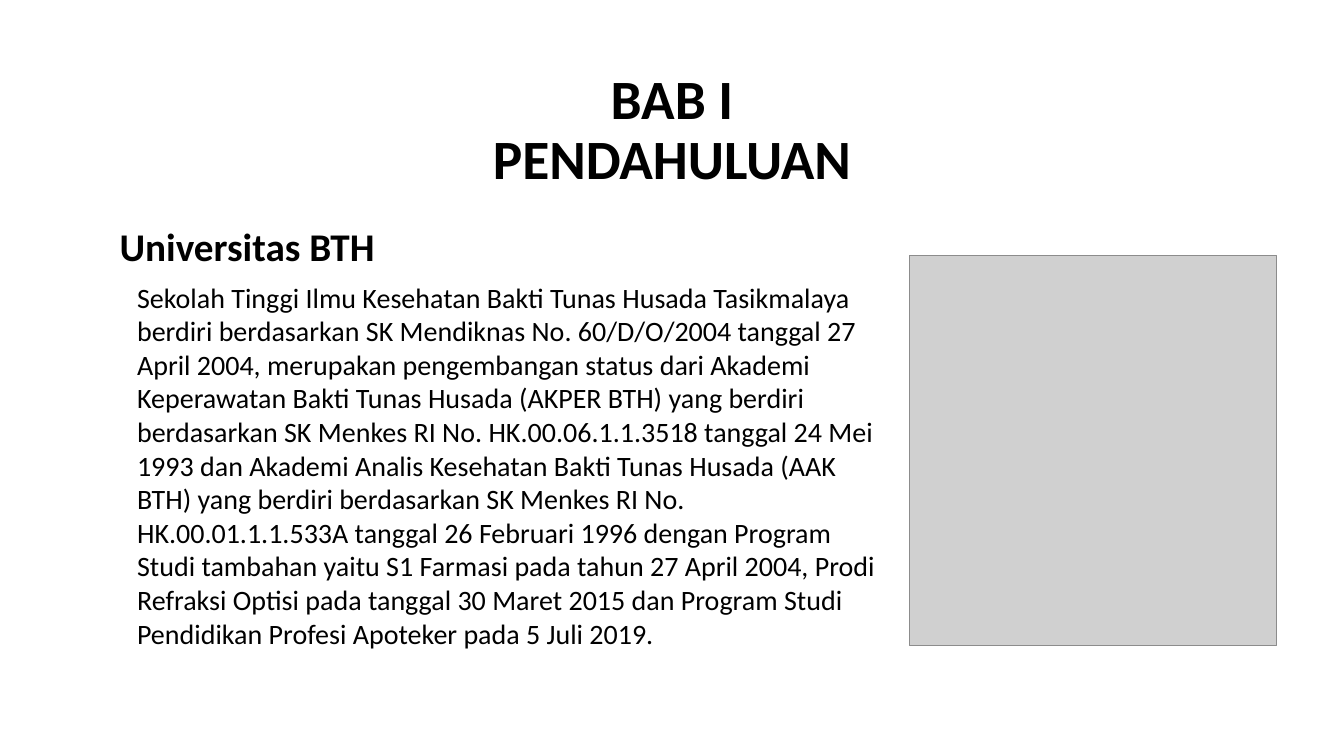
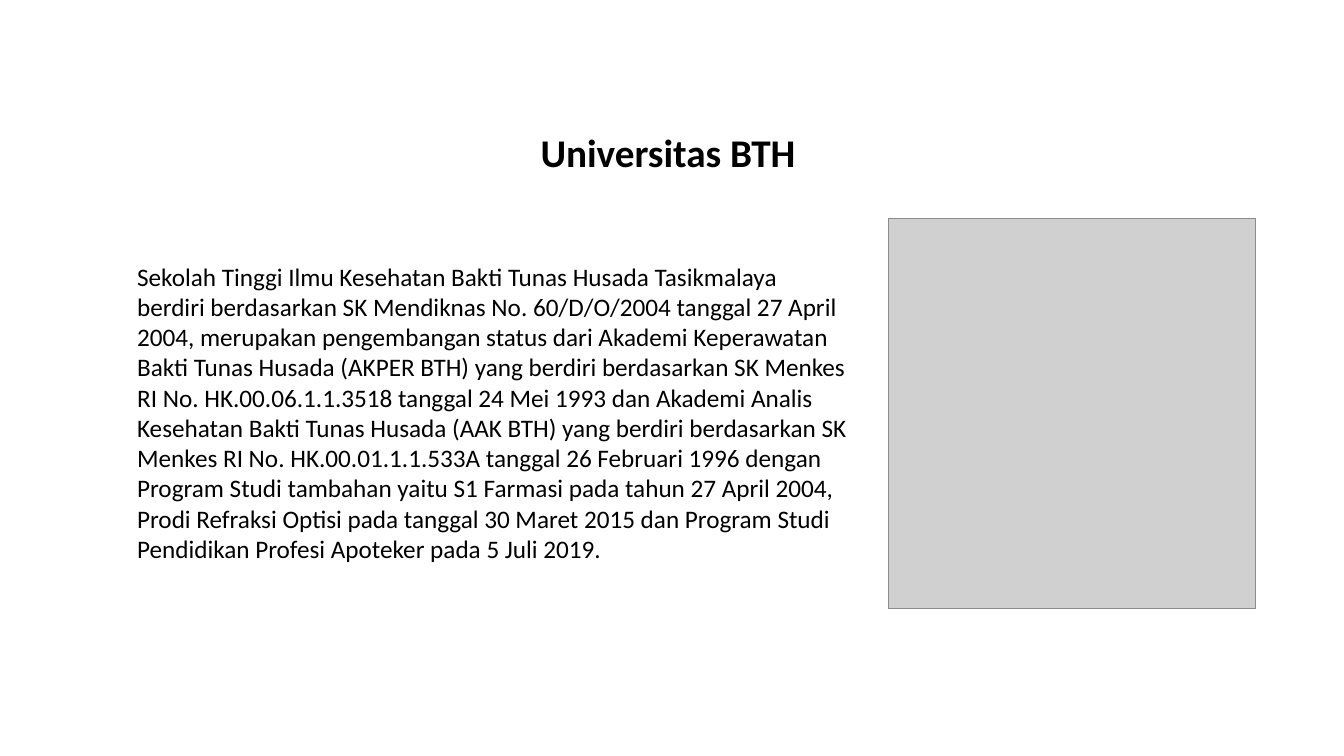
Before and after one commit to wisnushaputra/private-repo, a slide deck: slide 3 of Wisnu.pptx. Drawn at 1344x756 pixels with LibreOffice and Linux fonts; fonts in the diff are those of the drawing; grey boxes stand for pictures. Boxes give left, top, right and bottom in pixels: in the first picture for what was removed or moved away, otherwise in the second. Text is boxed around its words. In the diff, an @@ line names an element or a change of style, - is before the commit and + after.

```diff
--- a/Wisnu.pptx
+++ b/Wisnu.pptx
@@ title removed at bbox=[493, 83, 851, 180] @@
-BAB I
-PENDAHULUAN
@@ text "Universitas BTH": place and size @@
-text "Universitas BTH" at bbox=[120, 233, 374, 262]
+text "Universitas BTH" at bbox=[541, 139, 795, 168]
@@ text "Universitas BTH" at bbox=[541, 139, 795, 168]: alignment left to centre @@
@@ picture: place and size @@
-picture at bbox=[909, 255, 1277, 645]
+picture at bbox=[888, 219, 1256, 609]
@@ text "Sekolah Tinggi Ilmu Kesehatan Bakti ...": place and size @@
-text "Sekolah Tinggi Ilmu Kesehatan Bakti ..." at bbox=[137, 288, 875, 649]
+text "Sekolah Tinggi Ilmu Kesehatan Bakti ..." at bbox=[137, 268, 847, 562]
@@ text "Sekolah Tinggi Ilmu Kesehatan Bakti ..." at bbox=[137, 268, 847, 562]: size 20 to 18 pt @@
```
Also in this commit, not shown: 4 other slides changed, 9 slides added, 2 slides removed, 1 other file.
